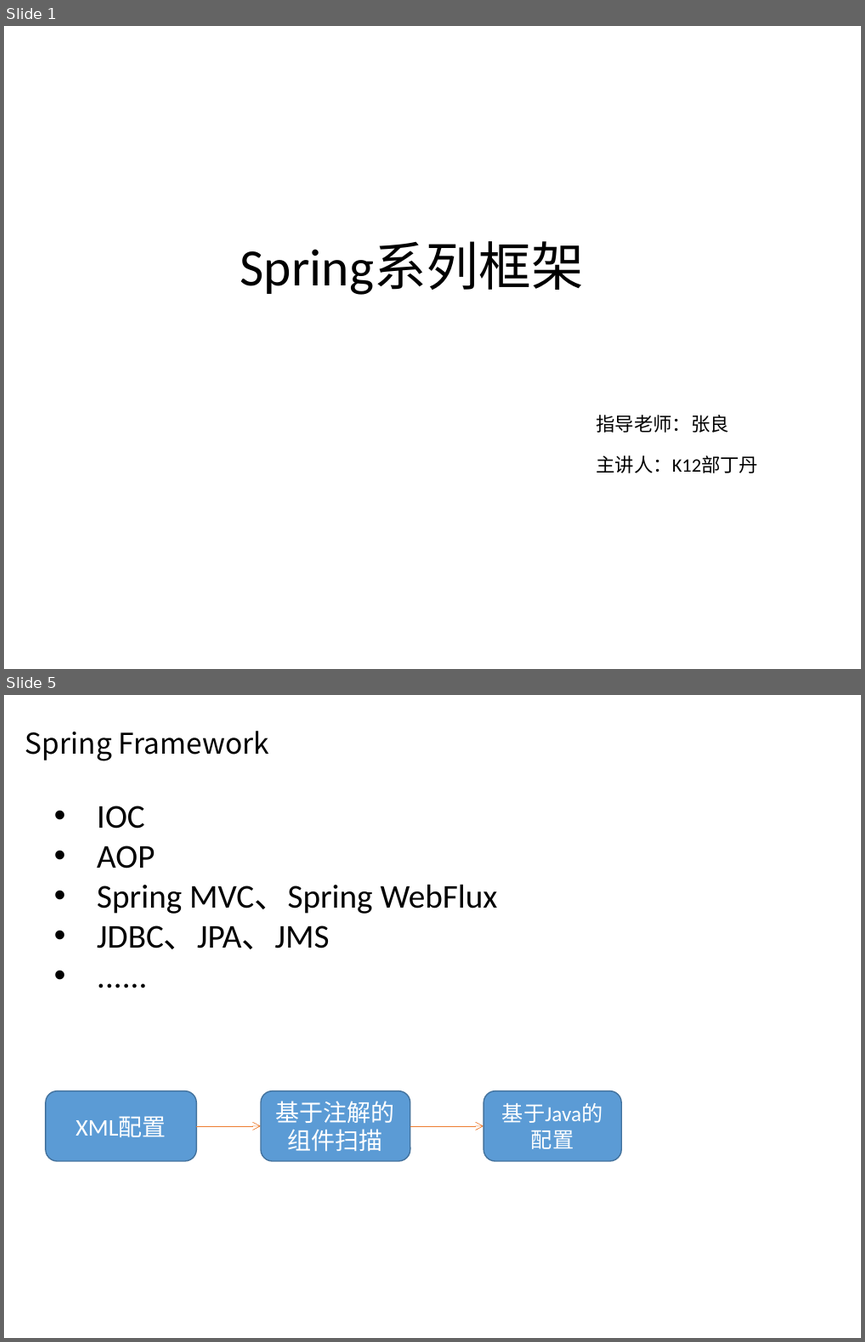
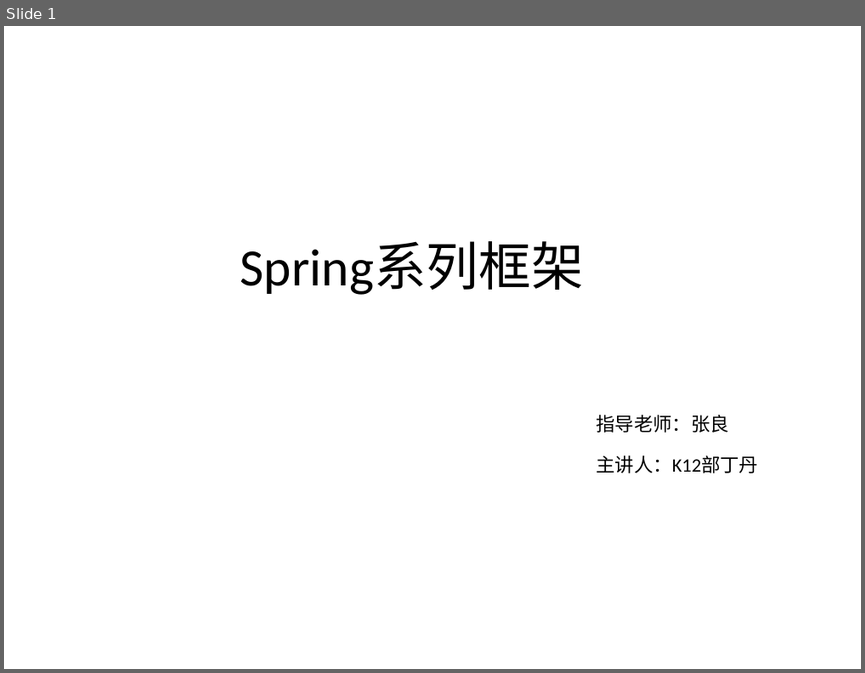
Before and after one commit to Sara-D/Spring, a slide deck: Spring.pptx. Shown one above the other, each under a label of ours: slides 1 and 5 before the commit, slide 1 after it; the slides between them are not shown. The pictures are 865x1342 and 865x673 pixels, drawn with LibreOffice and Linux fonts; fonts in the diff are those of the drawing; background and template pictures are left out. Boxes give left, top, right and bottom in pixels: in the first picture for what was removed or moved away, otherwise in the second. Text is boxed around its words. In the diff, an @@ line names an element or a change of style, - is before the commit and + after.

```diff
--- a/Spring.pptx
+++ b/Spring.pptx
@@ slide 5 removed at bbox=[4, 695, 861, 1338], background picture (left out) @@
@@ text removed at bbox=[25, 731, 270, 761] @@
-Spring Framework
@@ text removed at bbox=[97, 805, 498, 949] @@
-• IOC
-• AOP
-• Spring MVC、Spring WebFlux
-• JDBC、JPA、JMS
-• ......
@@ rounded rectangle removed at bbox=[45, 1091, 196, 1161] @@
-XML配置
@@ rounded rectangle removed at bbox=[261, 1091, 410, 1161] @@
-基于注解的组件扫描
@@ rounded rectangle removed at bbox=[483, 1091, 622, 1161] @@
-基于Java的配置
@@ arrow removed from (197, 1126) to (261, 1126) @@
@@ arrow removed from (410, 1126) to (483, 1126) @@
```
Also in this commit, not shown: 5 slides changed, 5 slides added, 2 other slides removed.
